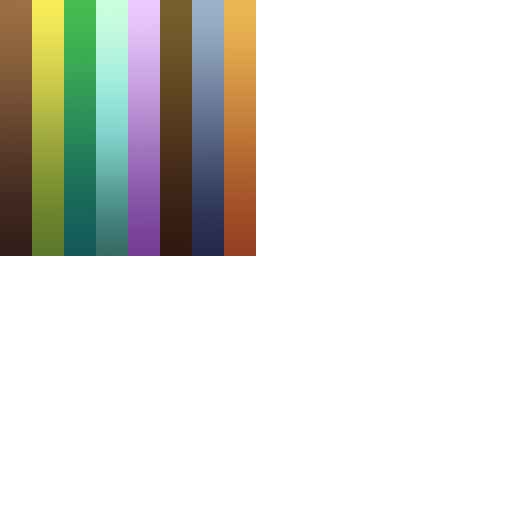
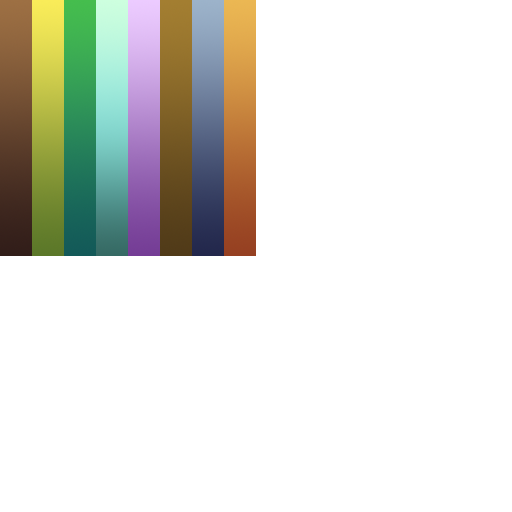
Two versions of the same layered image (512 x 512). Layer-by-layer changes:
painted on "Rectangle 1" (4th of 8), masked it over [left=160, top=0, right=192, bottom=256]
